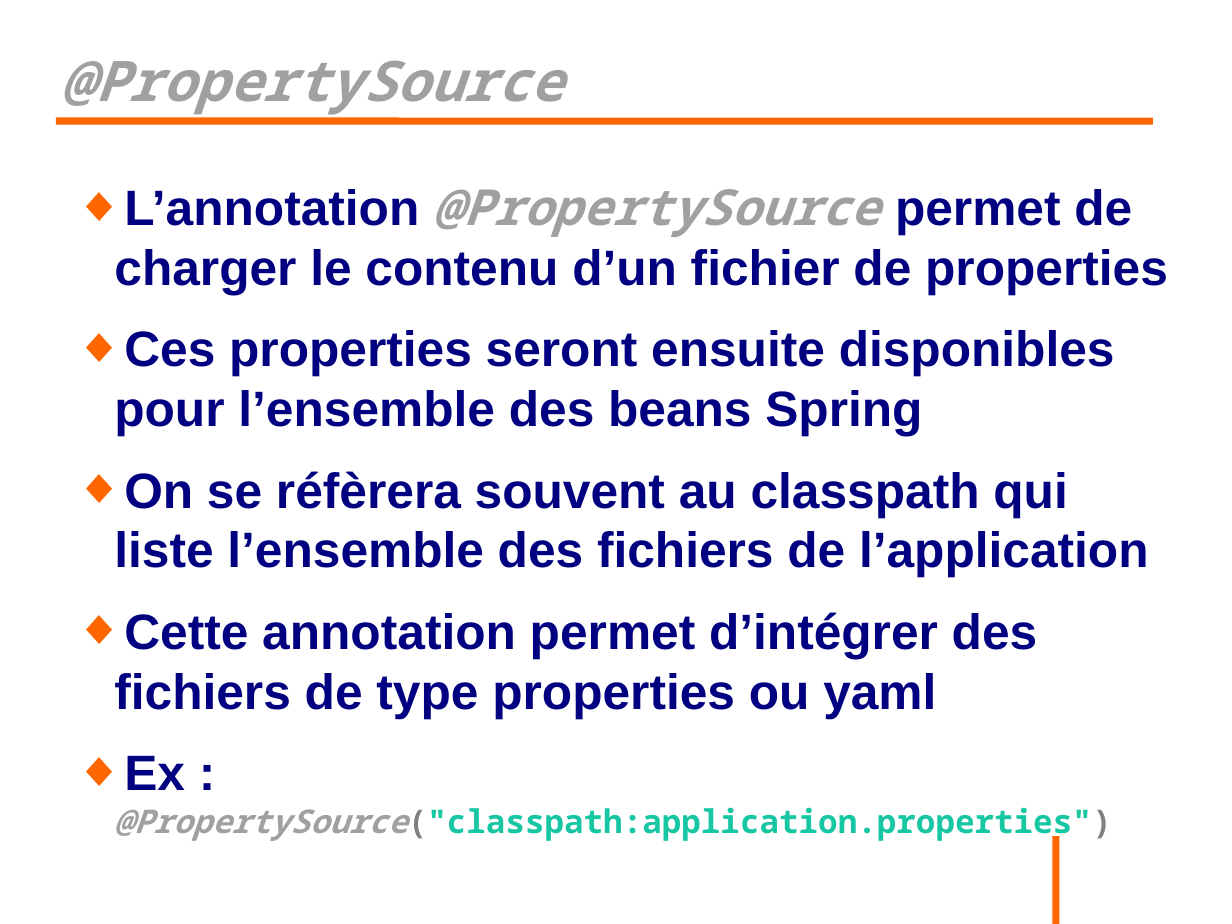
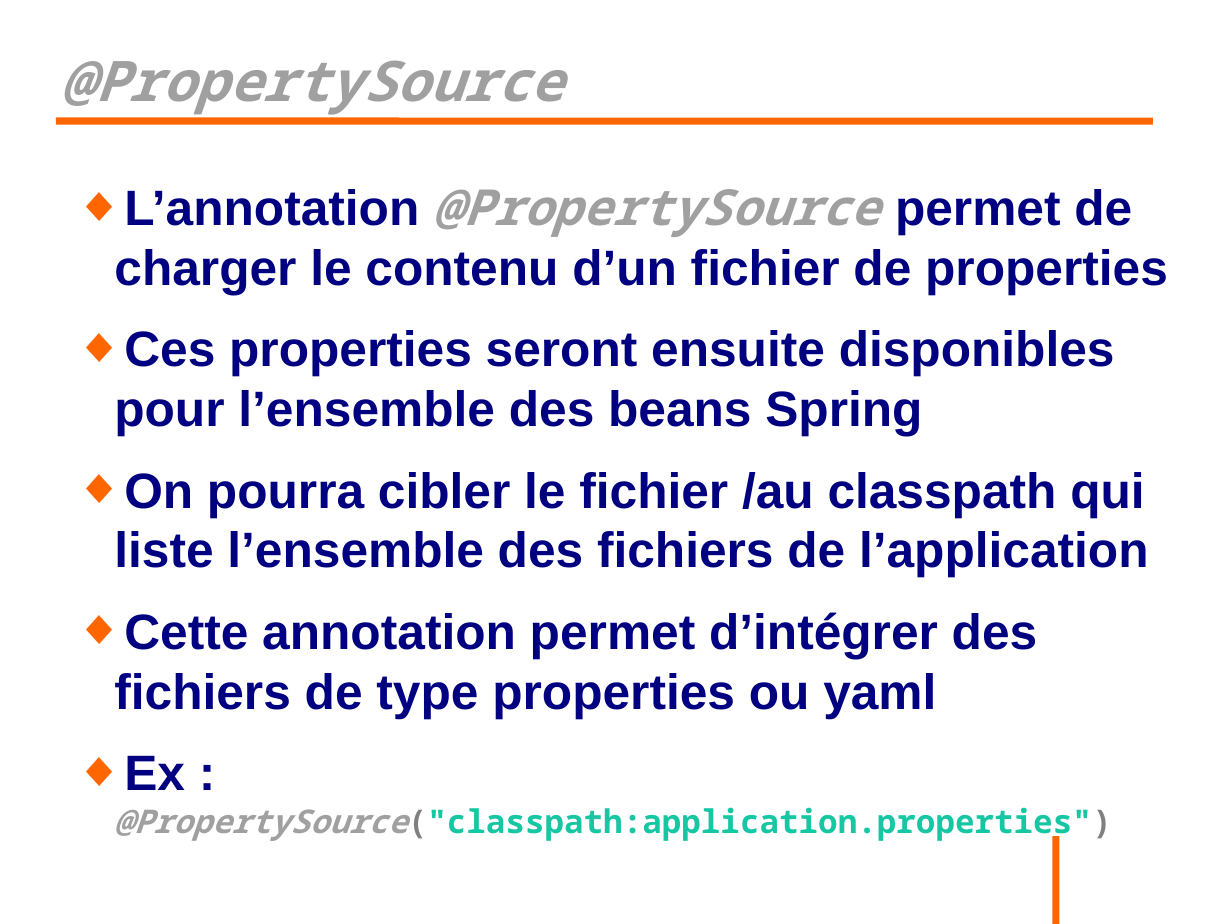
Before and after one commit to philphils/formation-spring, a slide deck: slide 9 of Documentation/diapo_formation_spring_property.odp. Drawn at 1232x924 pixels with LibreOffice and Linux fonts; fonts in the diff are those of the drawing; background and template pictures are left out. Boxes give left, top, right and bottom in pixels: in the first picture for what was removed or moved away, otherwise in the second. Text is boxed around its words. In the diff, an @@ line names an element or a change of style, - is before the commit and + after.

```diff
--- a/Documentation/diapo_formation_spring_property.odp
+++ b/Documentation/diapo_formation_spring_property.odp
@@ text at bbox=[114, 472, 1148, 577]: text changed @@
-◆ On se réfèrera souvent au classpath qui liste l’ensemble des fichiers de l’application
+◆ On pourra cibler le fichier /au classpath qui liste l’ensemble des fichiers de l’application
```
Also in this commit, not shown: 3 other slides changed.
